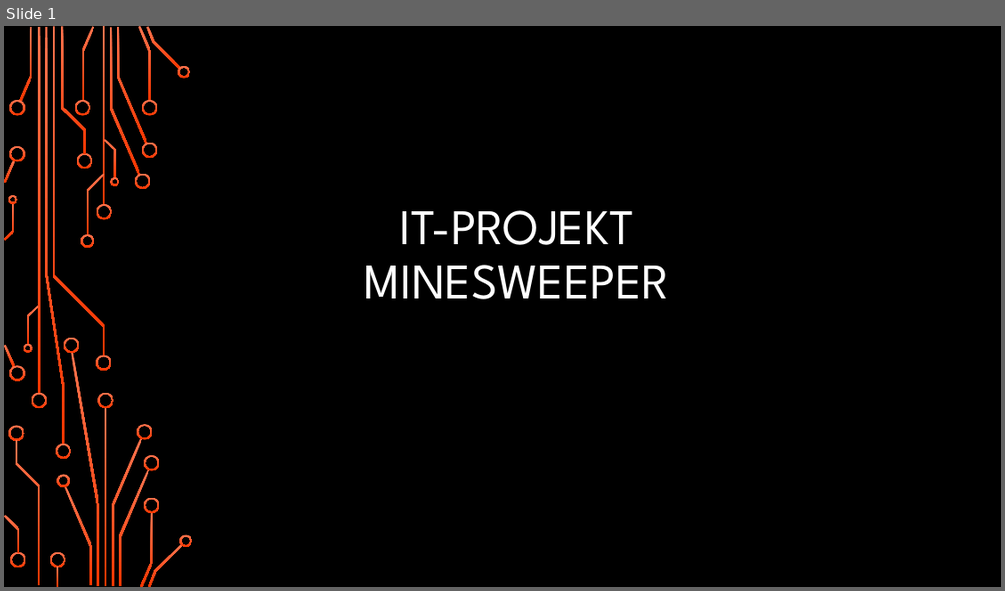
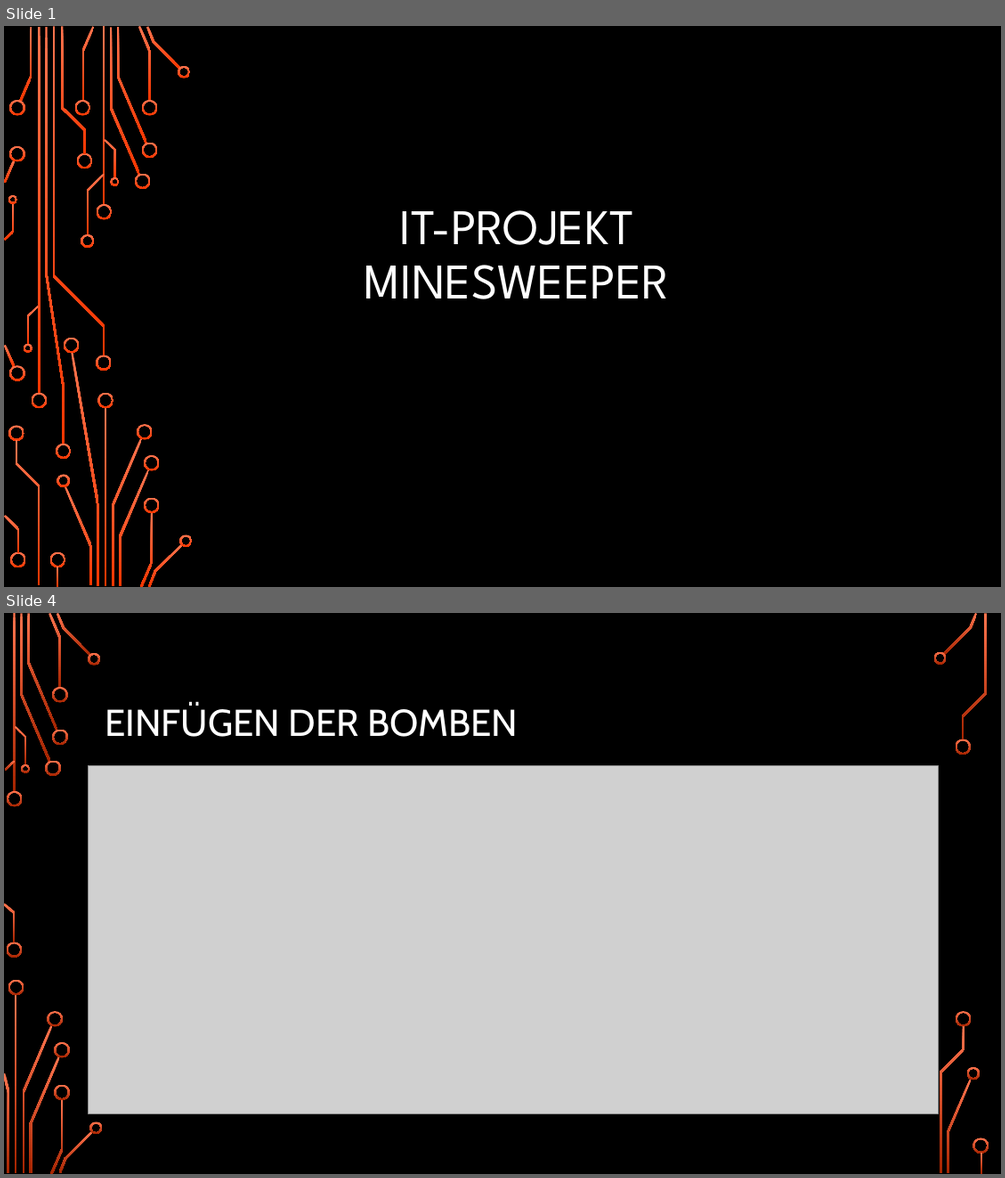
Before and after one commit to Hamschda/Minesweeper-1.0, a slide deck: IT-Kurzprojekt.pptx. Shown one above the other, each under a label of ours: slide 1 before the commit, slides 1 and 4 after it; the slides between them are not shown. The pictures are 1005x591 and 1005x1178 pixels, drawn with LibreOffice and Linux fonts; fonts in the diff are those of the drawing; grey boxes stand for pictures; background and template pictures are left out. Boxes give left, top, right and bottom in pixels: in the first picture for what was removed or moved away, otherwise in the second. Text is boxed around its words. In the diff, an @@ line names an element or a change of style, - is before the commit and + after.

```diff
--- a/IT-Kurzprojekt.pptx
+++ b/IT-Kurzprojekt.pptx
@@ slide 4 added at (4,613,1001,1174), background picture (left out) @@
@@ title added at (105,705,518,737), 36 pt, text #FFFFFF @@
+EINFÜGEN DER BOMBEN
@@ picture added at (88,765,938,1113) @@
@@ group added at (4,613,989,1174): 33 freeform shapes, 3 rectangles @@
```
Also in this commit, not shown: 2 other slides added, 3 slides removed, 1 other file.
